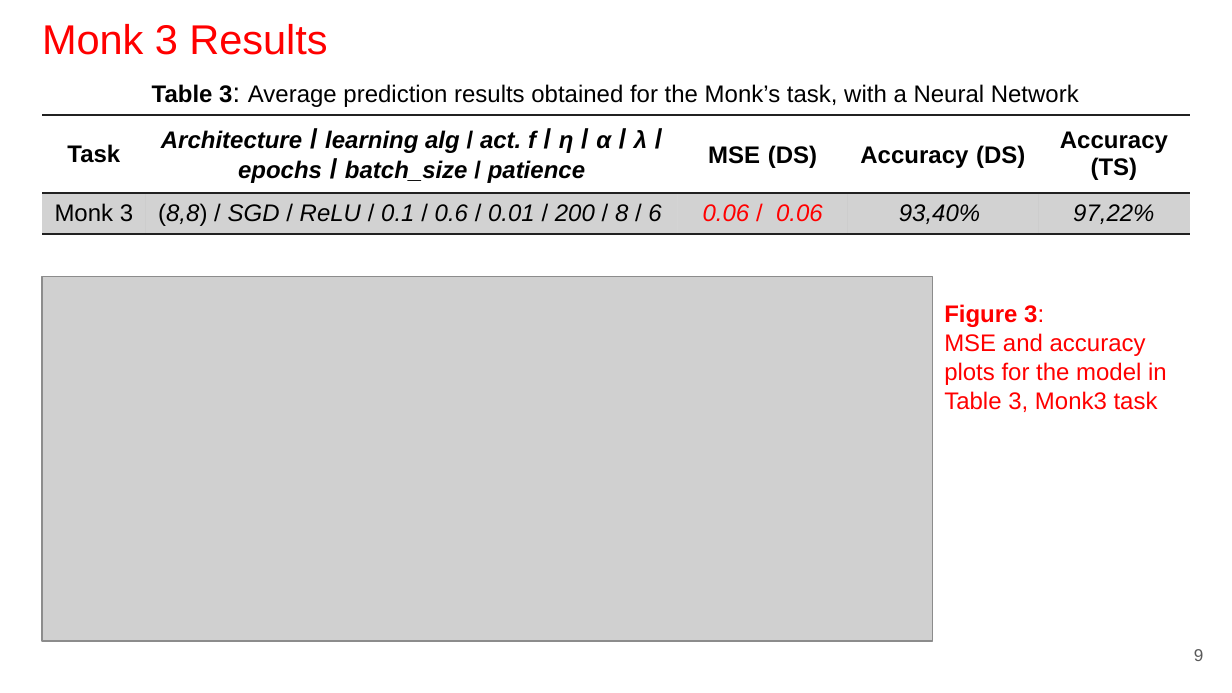
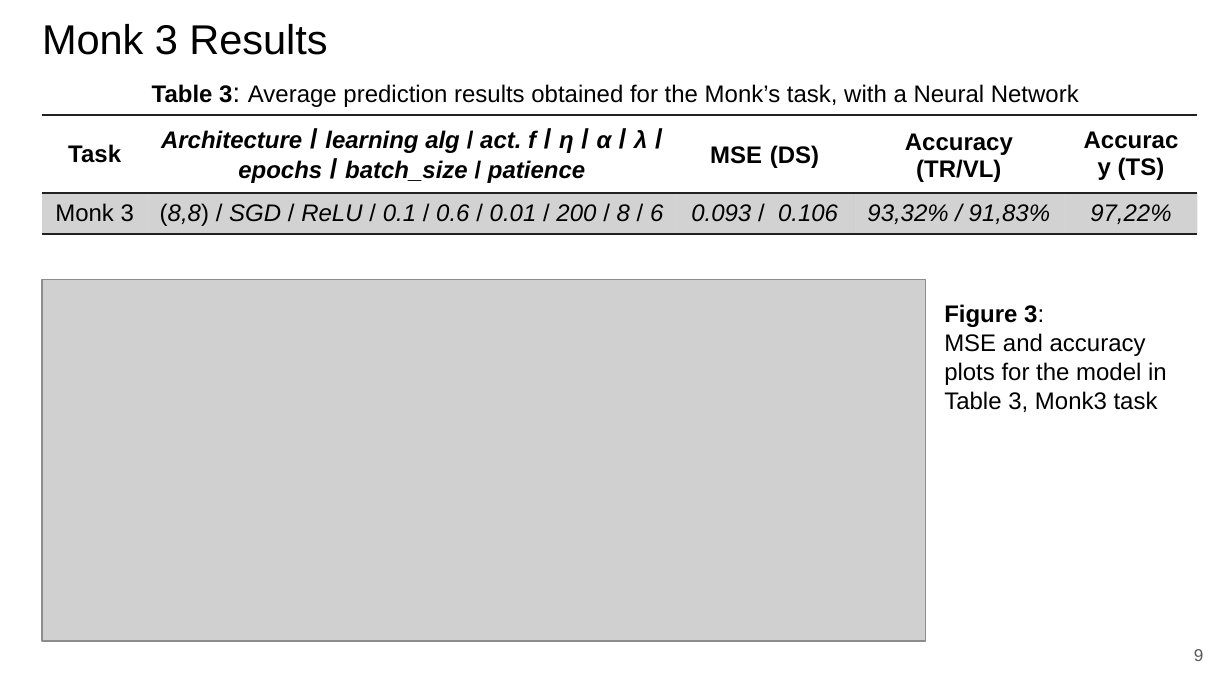
Before and after one commit to paolo-junior-mollica/machine-learning-project, a slide deck: slide 9 of relazione/ML-2023-PRJ-Slides-Demo.pptx. Drawn at 1232x693 pixels with LibreOffice and Linux fonts; fonts in the diff are those of the drawing; grey boxes stand for pictures. Boxes give left, top, right and bottom in pixels: in the first picture for what was removed or moved away, otherwise in the second. Text is boxed around its words. In the diff, an @@ line names an element or a change of style, - is before the commit and + after.

Commit message:
Added Monk results, plots and (very brief) discussion

```diff
--- a/relazione/ML-2023-PRJ-Slides-Demo.pptx
+++ b/relazione/ML-2023-PRJ-Slides-Demo.pptx
@@ title "Monk 3 Results" at (42, 24, 327, 55): text colour #FF0000 to #000000 @@
@@ table at (42, 115, 1199, 234) @@
-row 1, column 4: Accuracy (DS)
+row 1, column 4: Accuracy (TR/VL)
-row 2, column 3: 0.06 / 0.06
+row 2, column 3: 0.093 / 0.106
-row 2, column 4: 93,40%
+row 2, column 4: 93,32% / 91,83%
@@ table: place and size @@
-table at (42, 115, 1189, 234)
+table at (42, 115, 1199, 234)
@@ picture: place and size @@
-picture at (42, 277, 933, 642)
+picture at (42, 280, 925, 641)
@@ text "Figure 3: MSE and accuracy ..." at (944, 304, 1167, 412): text colour #FF0000 to #000000 @@
```
Also in this commit, not shown: 9 other slides changed, 2 slides added.
